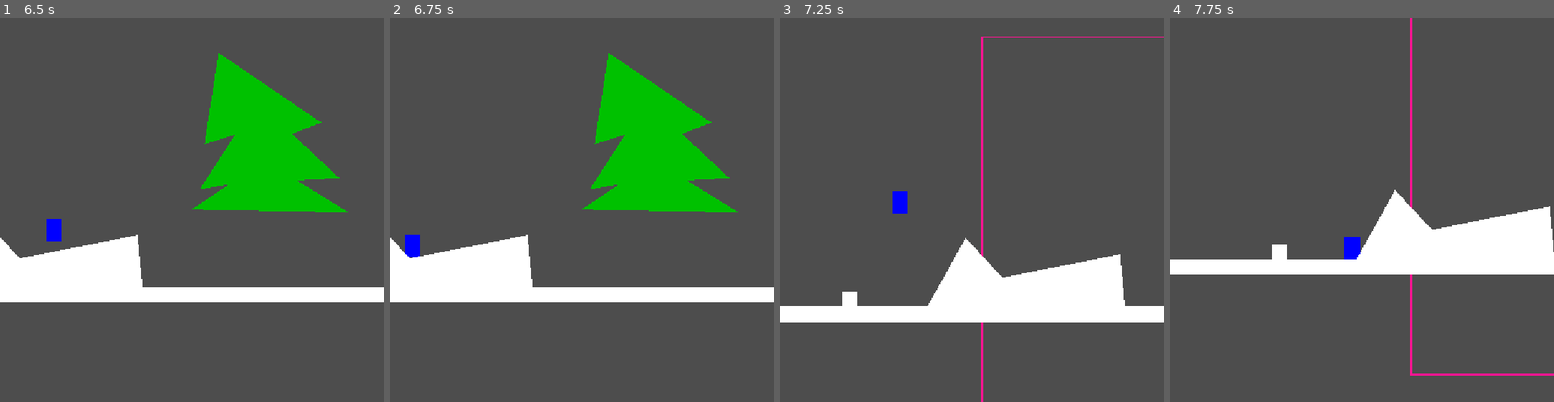
Above: before the commit, frames 1-4 (left to right).
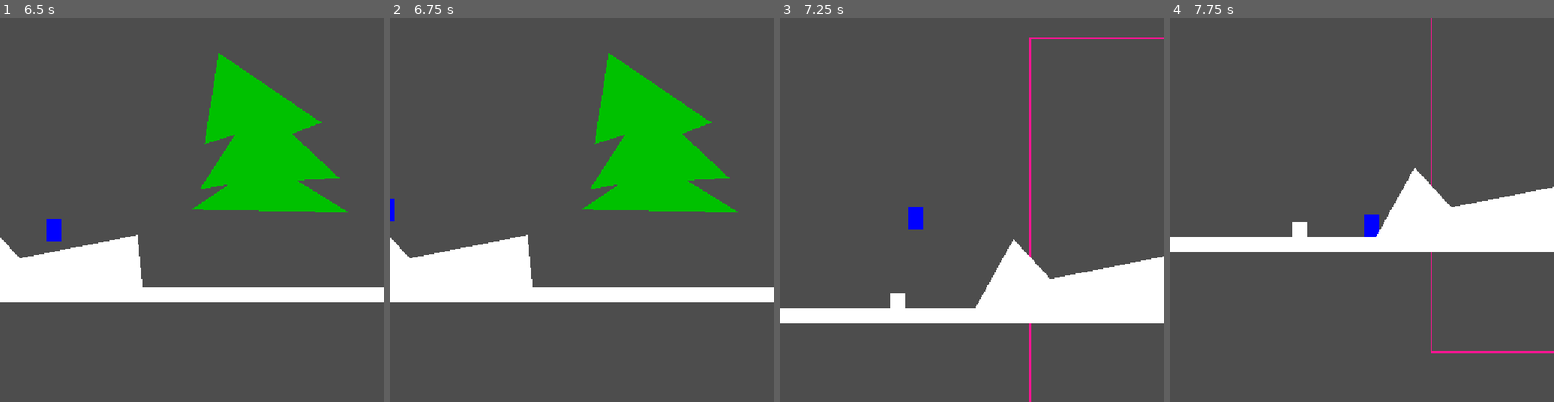
Above: after the commit, the same moments.

Repository: xorblo-doitus/OOB
Game: Godot game, scene res://src/gameplay/world/world.tscn
Same seed, same stepped clock (60 frames per second), same inputs: the game is played once before the commit and once after it.
Inputs:
- Up to frame 1 (6.5 s): hold D (right) 0.53-2.03 s; tap Space (jump) at 0.6, 0.77, 1.07, 1.35, 1.52, 1.82, 2, 2.1, 2.85, 3.02, 3.32, 3.6, 3.77, 4.07, 4.35, 4.52, 4.82, 5.1, 5.85, 6.02, 6.32 s; tap Enter at 1.25, 4.25 s; hold Left (left) 2.03-2.78 s; hold D (right) 2.78-4.28 s; hold Left (left) 4.28-5.03 s; hold D (right) 5.03-5.78 s; hold Left (left) from 5.78 s (still down)
- Up to frame 2 (6.75 s): keep holding Left (left); tap Space (jump) at 6.6 s
- Up to frame 3 (7.25 s): keep holding Left (left); tap Space (jump) at 6.77, 7.07 s
- Up to frame 4 (7.75 s): release Left (left) at 7.28 s; hold D (right) from 7.28 s (still down); tap Space (jump) at 7.35, 7.52 s

Frame 1 is identical in both runs. In frame 2, 0.3% of the frame differs, in the area x 0-8%, y 47-63%; in frame 3, 6.5%; in frame 4, 11%, in the area x 0-100%, y 0-94%.

Commit message:
Added coyote time

Diff:
--- a/src/gameplay/entities/player.gd
+++ b/src/gameplay/entities/player.gd
@@ -1,17 +1,22 @@
 extends CharacterBody2D
 
 
-var speed = 300.0
-var jump_velocity = -400.0
+var speed: float = 300.0
+var jump_velocity: float = -400.0
+var coyote_time_s: float = 0.1
 
 var gravity: int = ProjectSettings.get_setting("physics/2d/default_gravity")
 
+var _not_on_floor_since_s: float = 0.0
 
 func _physics_process(delta: float) -> void:
-	if not is_on_floor():
+	if is_on_floor():
+		_not_on_floor_since_s = 0.0
+	else:
+		_not_on_floor_since_s += delta
 		velocity.y += gravity * delta
 
-	if Input.is_action_just_pressed("jump") and is_on_floor():
+	if Input.is_action_just_pressed("jump") and _not_on_floor_since_s < coyote_time_s:
 		velocity.y = jump_velocity
 
 	var direction := Input.get_axis("left", "right")
